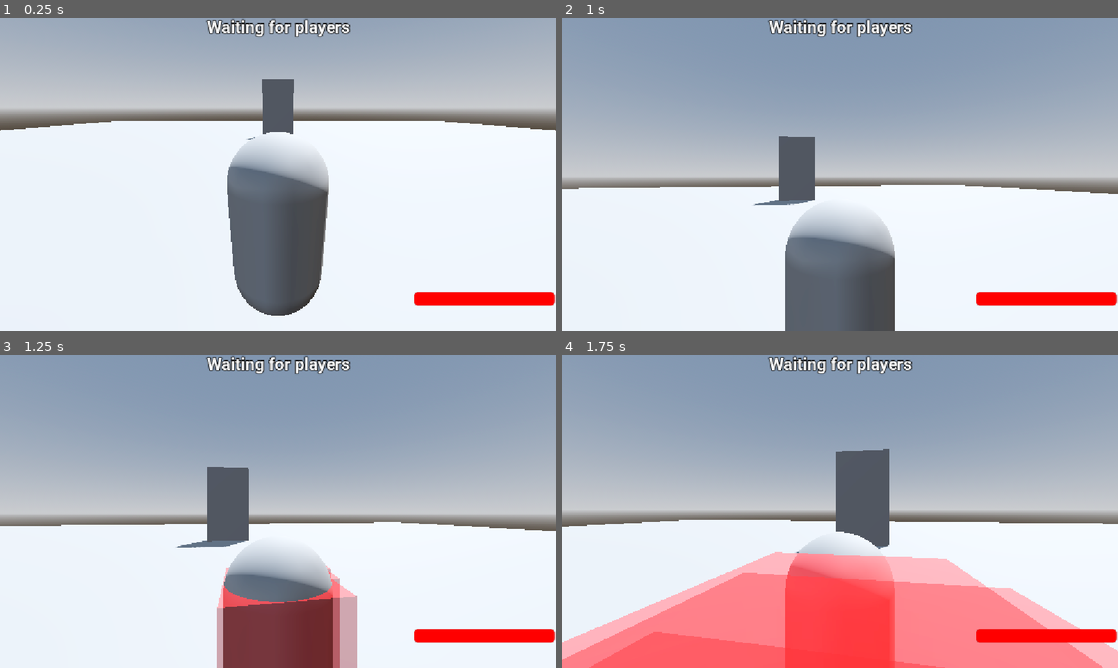
Above: before the commit, frames 1-4 (two rows, left to right).
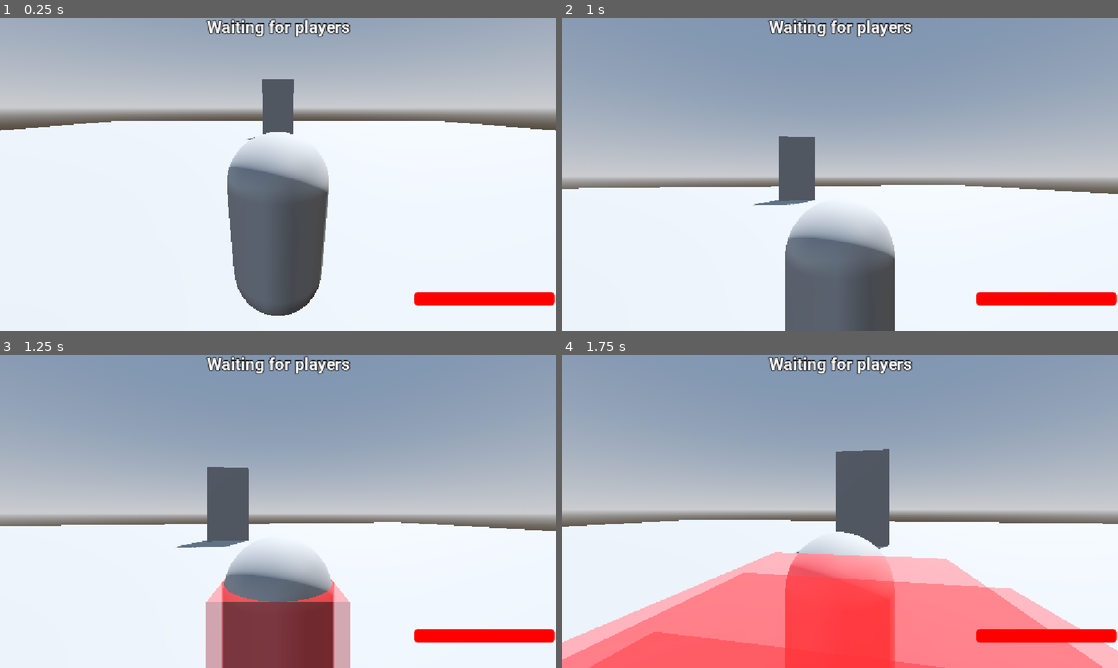
Above: after the commit, the same moments.

Repository: Virus01Official/forgotten_rewrite
Game: Godot game, scene res://main.tscn
Same seed, same stepped clock (60 frames per second), same inputs: the game is played once before the commit and once after it.
Inputs (mouse positions are in pixels of both pictures, inside the frame that each line leads up to):
- Up to frame 1 (0.25 s): no input
- Up to frame 2 (1 s): move the mouse to (867, 174) at 0.52 s; hold Up (ui_up) from 0.53 s (still down); tap Q (Ability1) at 0.6 s
- Up to frame 3 (1.25 s): keep holding Up (ui_up)
- Up to frame 4 (1.75 s): keep holding Up (ui_up); move the mouse to (812, 511) at 1.27 s; tap E (Ability2) at 1.35 s

Frames 1-2 are identical in both runs. In frame 3, 1.4% of the frame differs, in the area x 37-65%, y 67-100%; in frame 4, nothing differs.

Commit message:
added envy hit

Diff:
--- a/scripts/ability_component.gd
+++ b/scripts/ability_component.gd
@@ -14,6 +14,7 @@
 var envy_sfx = preload("res://assets/sfx/Noli_stab.mp3")
 
 var slash_hit = preload("res://assets/sfx/Yixi_Hit.mp3")
+var envy_hit = preload("res://assets/sfx/envy_hit.ogg")
 
 var _dash_active := false
 #var _dash_timer := 0.0
@@ -30,7 +31,7 @@
 			var spawn_pos = $"..".global_position + -$"..".transform.basis.z * 1.0
 			spawn_pos.y -= 0.9
 			$"../..".add_hitbox(
-				$"..".hitboxes, spawn_pos, hit_flag, 25, "survivor", Vector3(1.0,1.0,1.0),slash_hit, $".."
+				$"..".hitboxes, spawn_pos, hit_flag, 25, "survivor", Vector3(1.0,1.0,1.0), slash_hit, $".."
 			)
 			await get_tree().create_timer(0.05).timeout
 
@@ -43,7 +44,7 @@
 			var spawn_pos = $"..".global_position + -$"..".transform.basis.z * 1.0
 			spawn_pos.y -= 0.9
 			$"../..".add_hitbox(
-				$"..".hitboxes, spawn_pos, hit_flag, 25, "survivor", Vector3(1.0,1.0,1.0), $".."
+				$"..".hitboxes, spawn_pos, hit_flag, 25, "survivor", Vector3(1.0,1.0,1.0), envy_hit, $".."
 			)
 			await get_tree().create_timer(0.05).timeout
 
@@ -264,7 +265,7 @@
 			var spawn_pos = $"..".global_position + -$"..".transform.basis.z * 1.0
 			spawn_pos.y -= 0.9
 			$"../..".add_hitbox(
-				$"..".hitboxes, spawn_pos, hit_flag, 25, "survivor", Vector3(1.0,1.0,1.0), $".."
+				$"..".hitboxes, spawn_pos, hit_flag, 25, "survivor", Vector3(1.0,1.0,1.0), slash_hit, $".."
 			)
 			await get_tree().create_timer(0.05).timeout
 
Not shown, added: assets/sfx/envy_hit.ogg.import
Not shown, added: assets/sfx/envy_hit.ogg
